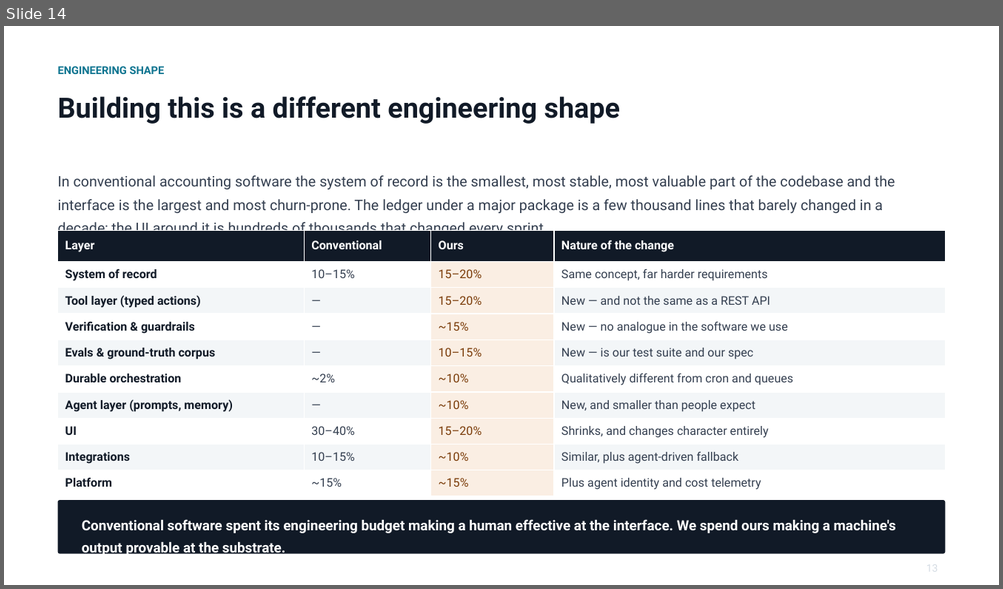
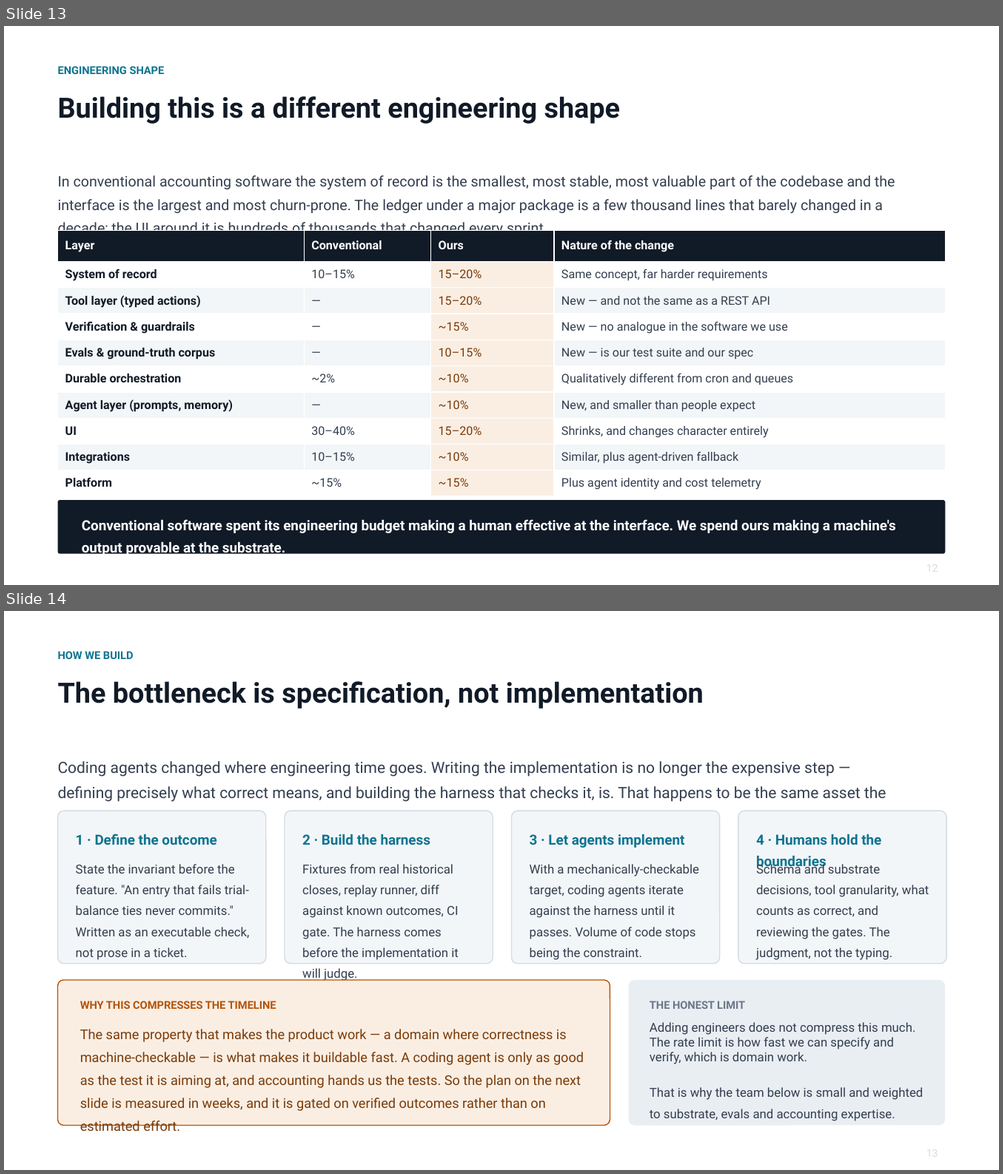
Before and after one commit to cllu/aimi-accounting-software-proposal, a slide deck: agent-native-accounting-deck.pptx. Shown one above the other, each under a label of ours: slide 14 before the commit, slides 13 and 14 after it. The pictures are 1003x589 and 1003x1174 pixels, drawn with LibreOffice and Linux fonts; fonts in the diff are those of the drawing. Boxes give left, top, right and bottom in pixels: in the first picture for what was removed or moved away, otherwise in the second. Text is boxed around its words. In the diff, an @@ line names an element or a change of style, - is before the commit and + after.

```diff
--- a/agent-native-accounting-deck.pptx
+++ b/agent-native-accounting-deck.pptx
@@ slide 14 added at bbox=[4, 611, 999, 1170], background #FFFFFF @@
@@ text added at bbox=[58, 651, 134, 659], 10.5 pt, text #0E7490, bold @@
+HOW WE BUILD
@@ text added at bbox=[58, 681, 703, 709], 27 pt, text #111A27, bold @@
+The bottleneck is specification, not implementation
@@ text added at bbox=[58, 761, 886, 802], 15 pt, text #333E4F @@
+Coding agents changed where engineering time goes. Writing the implementation is no longer the expensive step — defining precisely what correct means, and building the harness that checks it, is. That happens to be the same asset the product needs.
@@ rounded rectangle added at bbox=[58, 811, 266, 964], fill #F3F6F8, outline #D5DCE4 1 pt @@
@@ rounded rectangle added at bbox=[284, 811, 492, 964], fill #F3F6F8, outline #D5DCE4 1 pt @@
@@ rounded rectangle added at bbox=[512, 811, 720, 964], fill #F3F6F8, outline #D5DCE4 1 pt @@
@@ rounded rectangle added at bbox=[738, 811, 946, 964], fill #F3F6F8, outline #D5DCE4 1 pt @@
@@ text added at bbox=[76, 834, 216, 845], 13.5 pt, text #0E7490, bold @@
+1 · Define the outcome
@@ text added at bbox=[302, 834, 431, 845], 13.5 pt, text #0E7490, bold @@
+2 · Build the harness
@@ text added at bbox=[529, 834, 684, 848], 13.5 pt, text #0E7490, bold @@
+3 · Let agents implement
@@ text added at bbox=[756, 834, 881, 870], 13.5 pt, text #0E7490, bold @@
+4 · Humans hold the boundaries
@@ text added at bbox=[76, 864, 249, 960], 12 pt, text #333E4F @@
+State the invariant before the feature. "An entry that fails trial-balance ties never commits." Written as an executable check, not prose in a ticket.
@@ text added at bbox=[302, 864, 458, 960], 12 pt, text #333E4F @@
+Fixtures from real historical closes, replay runner, diff against known outcomes, CI gate. The harness comes before the implementation it will judge.
@@ text added at bbox=[529, 864, 699, 960], 12 pt, text #333E4F @@
+With a mechanically-checkable target, coding agents iterate against the harness until it passes. Volume of code stops being the constraint.
@@ text added at bbox=[756, 885, 928, 960], 12 pt, text #333E4F @@
+Schema and substrate decisions, tool granularity, what counts as correct, and reviewing the gates. The judgment, not the typing.
@@ rounded rectangle added at bbox=[58, 980, 610, 1126], fill #FAEEE3, outline #B45309 1 pt @@
@@ rounded rectangle added at bbox=[629, 980, 945, 1126], fill #E8EEF2 @@
@@ text added at bbox=[80, 1001, 276, 1009], 10.5 pt, text #B45309, bold @@
+WHY THIS COMPRESSES THE TIMELINE
@@ text added at bbox=[649, 1001, 745, 1009], 10.5 pt, text #6B7688, bold @@
+THE HONEST LIMIT
@@ text added at bbox=[80, 1029, 583, 1111], 13 pt, text #7A3B08 @@
+The same property that makes the product work — a domain where correctness is machine-checkable — is what makes it buildable fast. A coding agent is only as good as the test it is aiming at, and accounting hands us the tests. So the plan on the next slide is measured in weeks, and it is gated on verified outcomes rather than on estimated effort.
@@ text added at bbox=[649, 1022, 922, 1122], 12 pt, text #333E4F @@
+Adding engineers does not compress this much. The rate limit is how fast we can specify and verify, which is domain work.
+That is why the team below is small and weighted to substrate, evals and accounting expertise.
@@ text added at bbox=[926, 1150, 938, 1157], 10 pt, text #D5DCE4 @@
+13
@@ what was slide 14 is now slide 13 @@
```
Also in this commit, not shown: 12 other slides changed, 3 other slides added, 4 slides removed, 1 other file.
